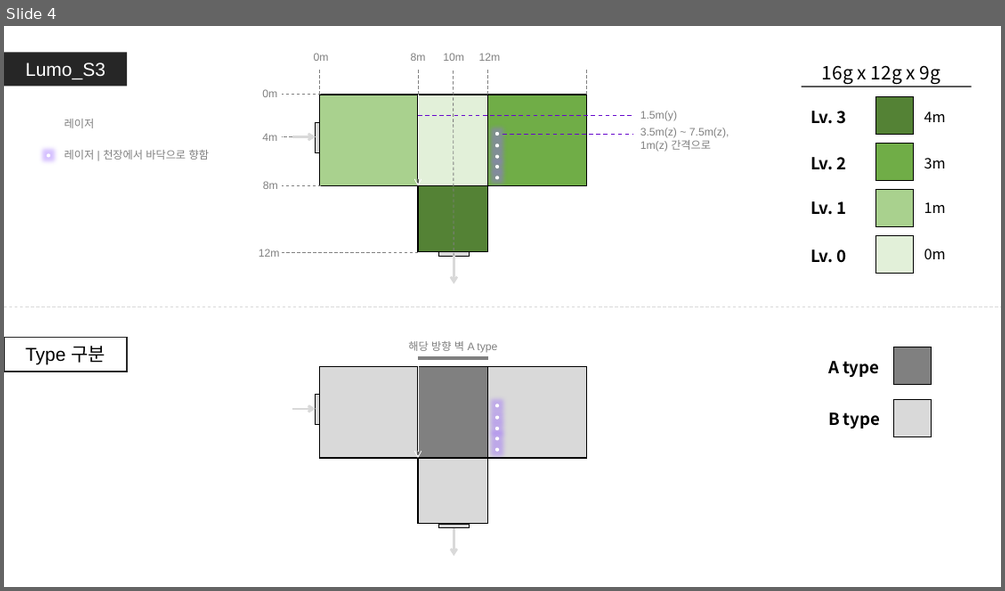
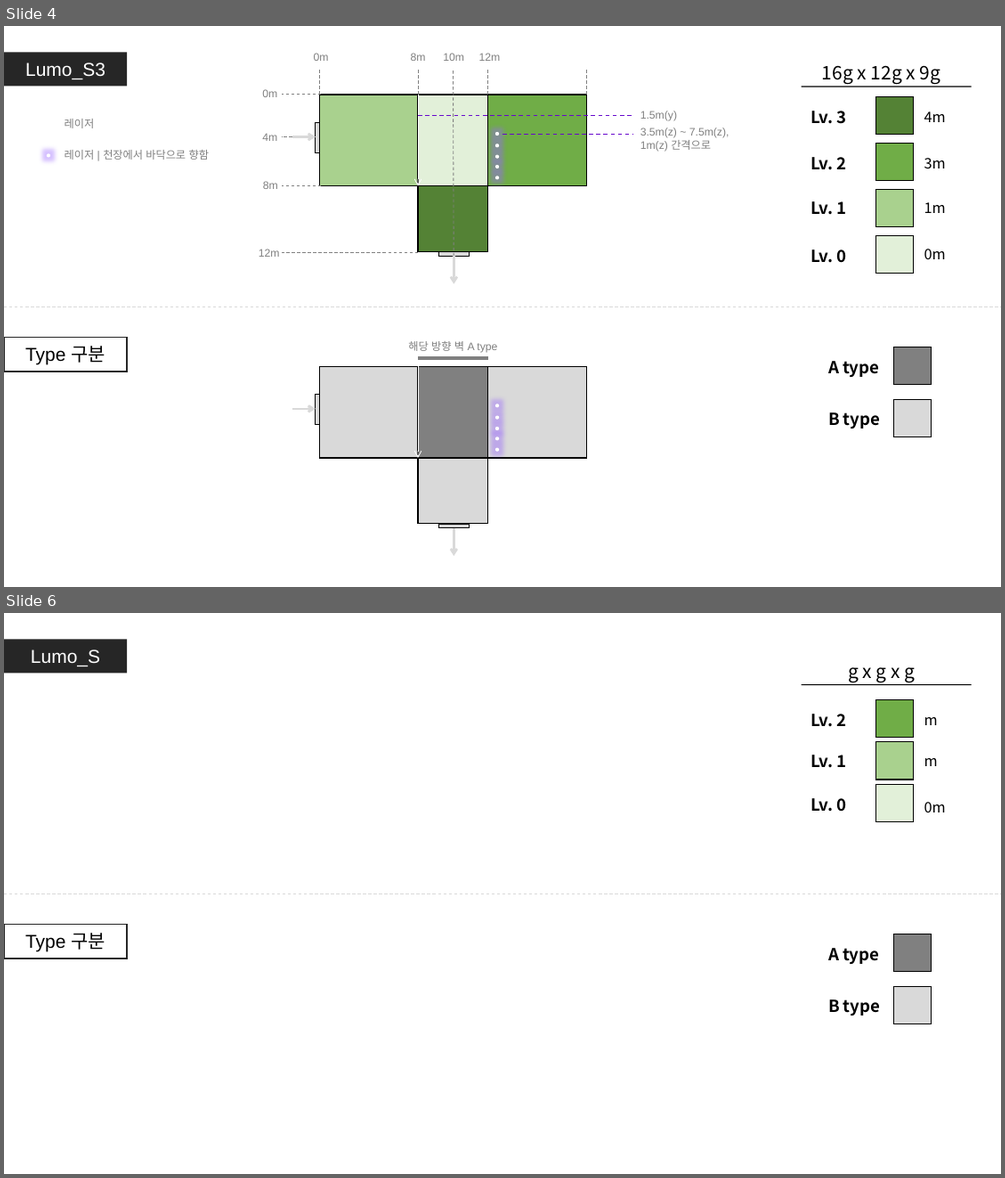
Before and after one commit to GGMGangsterHamster/GangsterHamster, a slide deck: Documents/Lumo_Stage.pptx. Shown one above the other, each under a label of ours: slide 4 before the commit, slides 4 and 6 after it; the slides between them are not shown. The pictures are 1005x591 and 1005x1178 pixels, drawn with LibreOffice and Linux fonts; fonts in the diff are those of the drawing. Boxes give left, top, right and bottom in pixels: in the first picture for what was removed or moved away, otherwise in the second. Text is boxed around its words. In the diff, an @@ line names an element or a change of style, - is before the commit and + after.

Commit message:
Lumo_S4까지 작성 완료

```diff
--- a/Documents/Lumo_Stage.pptx
+++ b/Documents/Lumo_Stage.pptx
@@ slide 6 added at (x1=4, y1=613, x2=1001, y2=1174), background #FFFFFF @@
@@ rectangle added at (x1=4, y1=639, x2=127, y2=674), fill #262626, 18 pt, text #FFFFFF @@
+Lumo_S
@@ line added from (801, 685) to (971, 685), #000000 1 pt @@
@@ text added at (x1=848, y1=667, x2=915, y2=682), 18 pt, text #000000 @@
+g x g x g
@@ group added at (x1=810, y1=699, x2=946, y2=821): 6 texts, 3 rectangles @@
+0m
+Lv. 0
+m
+Lv. 1
+m
+Lv. 2
@@ line added from (4, 893) to (1001, 893), #D9D9D9 0.75 pt dashed @@
@@ rectangle added at (x1=4, y1=925, x2=127, y2=958), fill #FFFFFF, outline #262626 1.5 pt, 18 pt, text #000000 @@
+Type 구분
@@ group added at (x1=828, y1=933, x2=931, y2=1023): 2 rectangles, 2 texts @@
+A type
+B type
```
Also in this commit, not shown: 2 slides changed.
